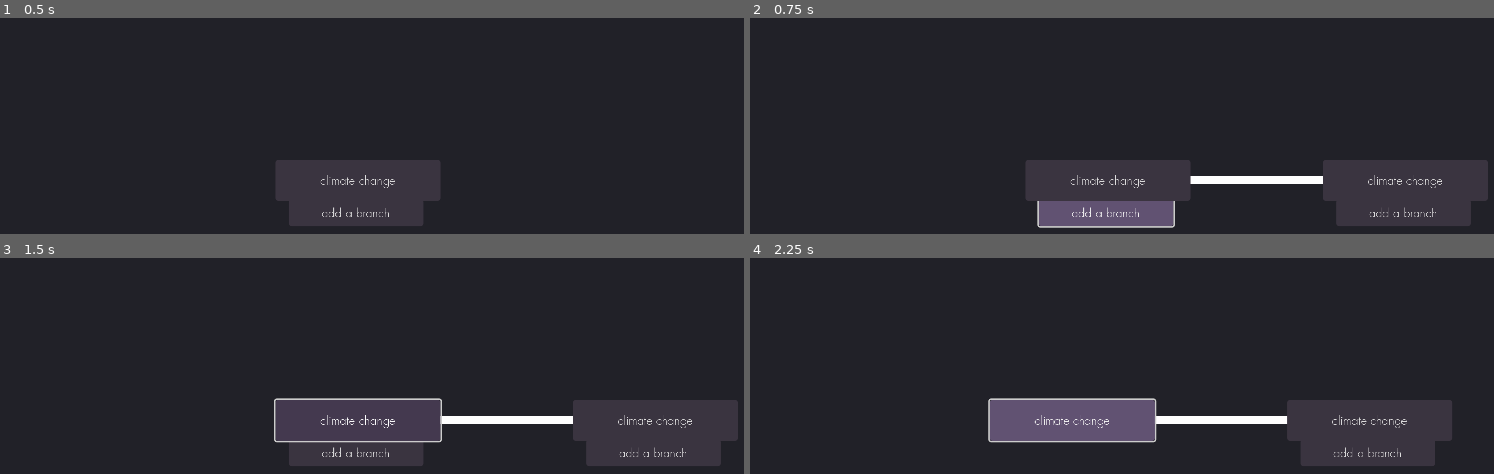
Above: before the commit, frames 1-4 (two rows, left to right).
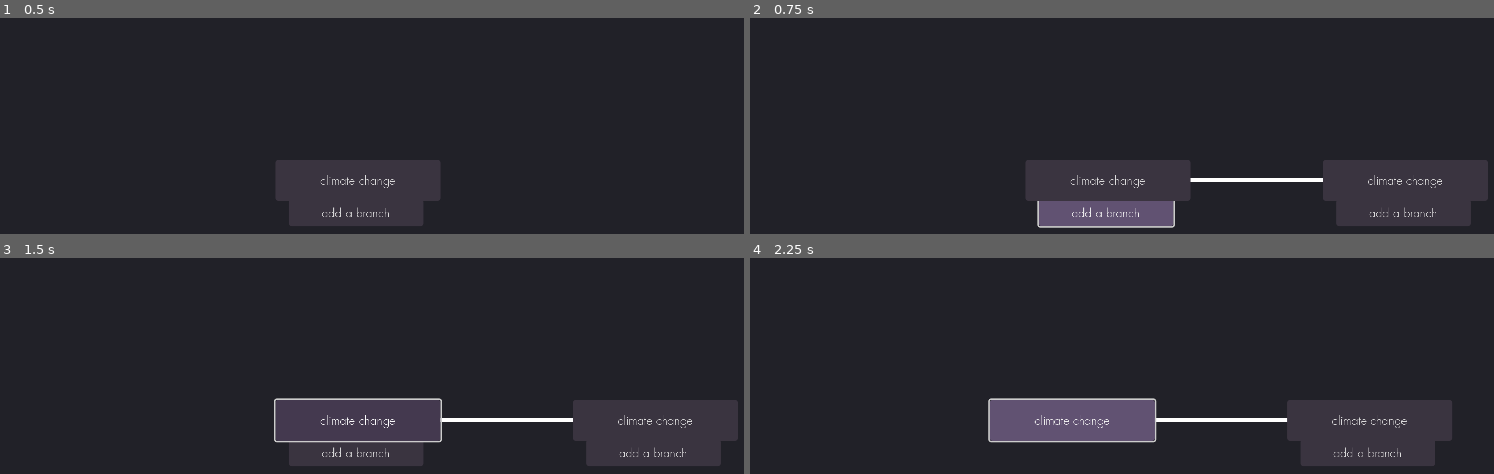
Above: after the commit, the same moments.

Repository: eqgy/understandingtree
Game: Godot game, scene res://understanding tree.tscn
Two runs of this game, one before a commit and one after it. Both use one fixed random seed, a clock stepped at 60 frames per second and the inputs below.
Inputs:
- Up to frame 1 (0.5 s): no input
- Up to frame 2 (0.75 s): click "add a branch" at 0.5 s
- Up to frame 3 (1.5 s): click "climate change" at 1.25 s
- Up to frame 4 (2.25 s): tap Enter at 2 s; hold D (right) from 2.03 s (still down)

Frame 1 is identical in both runs. In frame 2, 0.3% of the frame differs, in the area x 59-78%, y 73-77%; in frame 3, 0.3%; in frame 4, 0.3%.

Commit message:
Decreased the line width

Diff:
--- a/application iterations/iteration 1/a_node.gd
+++ b/application iterations/iteration 1/a_node.gd
@@ -18,10 +18,9 @@
 		if has_line == false:
 			if parent is Node2D && "too" in parent:
 				var line = Line2D.new()
-				var parent = get_parent()
+				line.set_width(5)
 				line.add_point(Vector2(0,0)) #add a point at its initital position
 				line.add_point(-position)
-				#line.add_point(position)
 				add_child(line)
 			has_line = true
 # Called every frame. 'delta' is the elapsed time since the previous frame.
